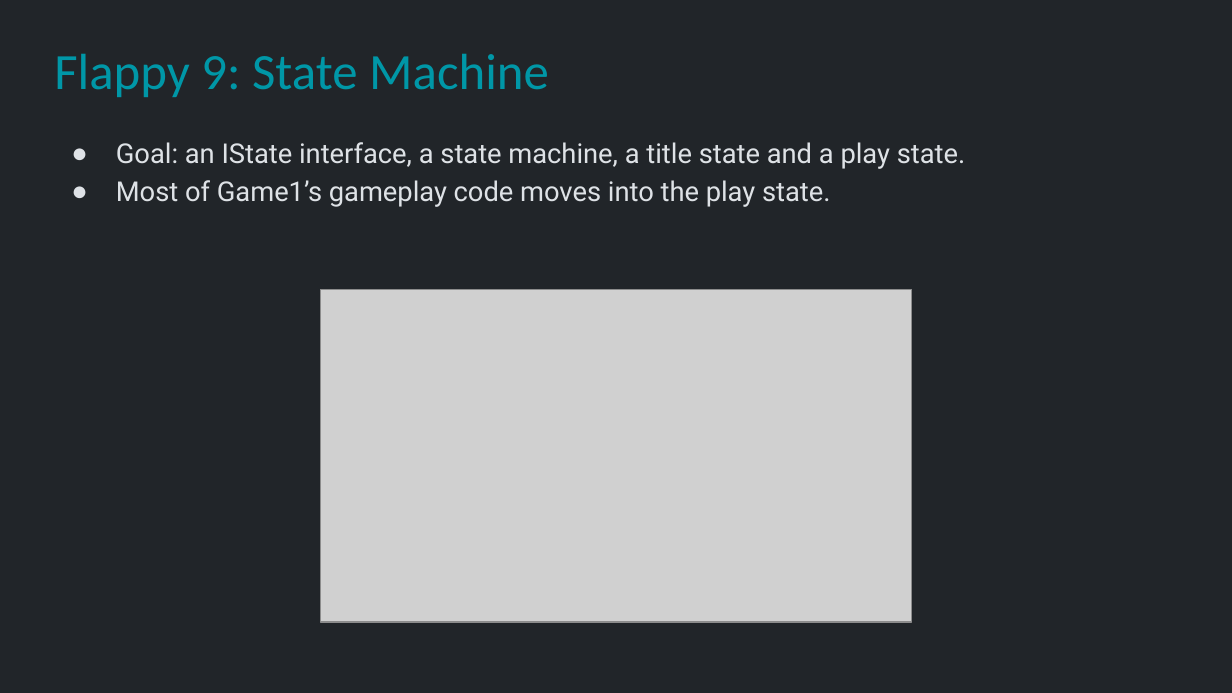
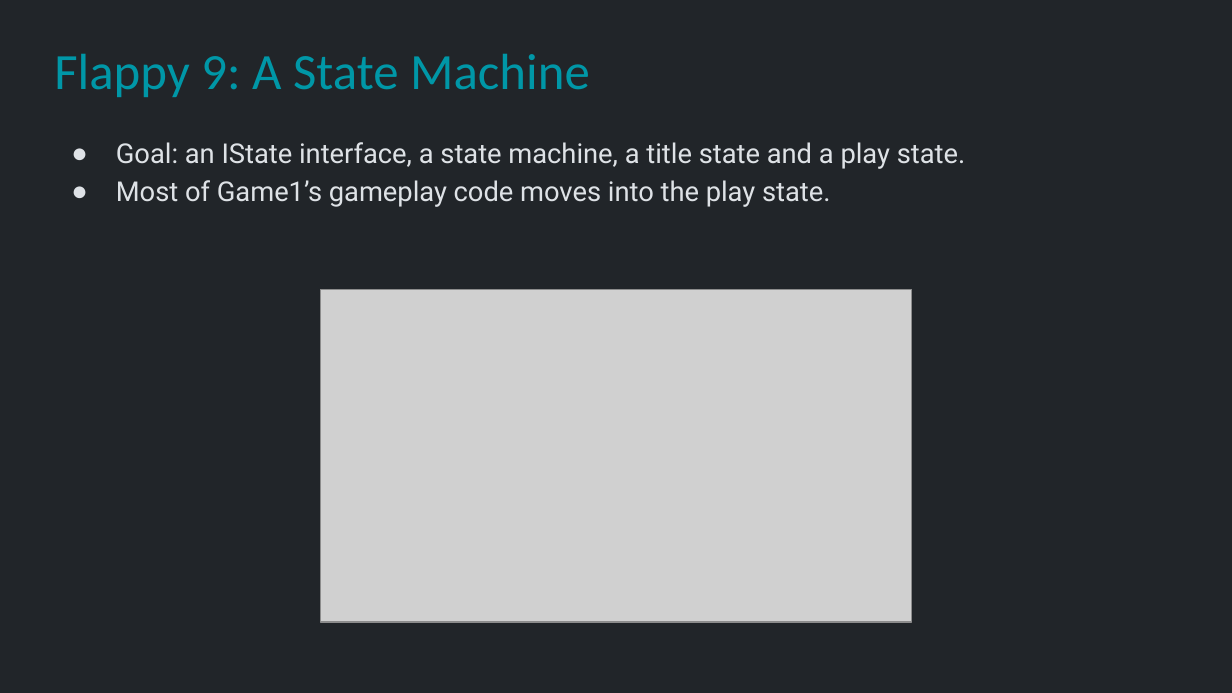
Before and after one commit to Metamate/gar, a slide deck: slide 32 of slides/02 Flappy Bird.pptx. Drawn at 1232x693 pixels with LibreOffice and Linux fonts; fonts in the diff are those of the drawing; grey boxes stand for pictures. Boxes give left, top, right and bottom in pixels: in the first picture for what was removed or moved away, otherwise in the second. Text is boxed around its words. In the diff, an @@ line names an element or a change of style, - is before the commit and + after.

```diff
--- a/slides/02 Flappy Bird.pptx
+++ b/slides/02 Flappy Bird.pptx
@@ title at bbox=[54, 54, 590, 97]: text changed @@
-Flappy 9: State Machine
+Flappy 9: A State Machine
```
Also in this commit, not shown: 12 other slides changed, 1 other file.
